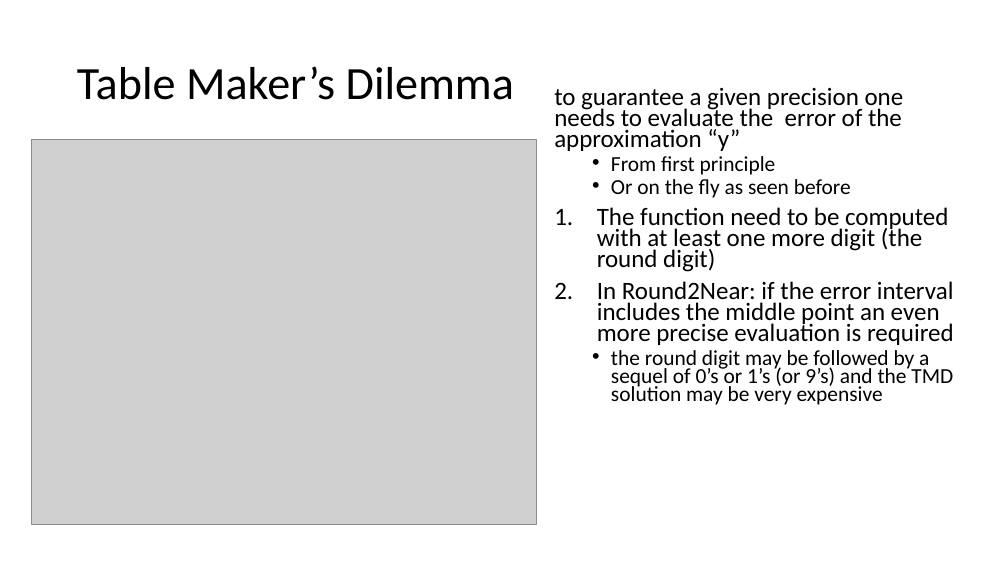
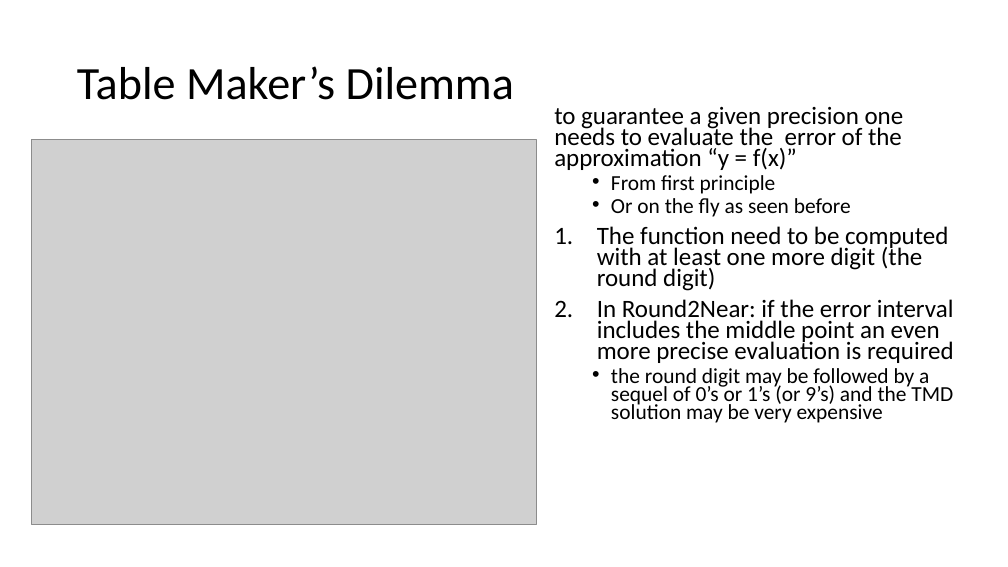
Before and after one commit to VinInn/FPCourse, a slide deck: slide 31 of Slides/FPforScientist.pptx (slide 29 before the commit). Drawn at 1008x567 pixels with LibreOffice and Linux fonts; fonts in the diff are those of the drawing; grey boxes stand for pictures. Boxes give left, top, right and bottom in pixels: in the first picture for what was removed or moved away, otherwise in the second. Text is boxed around its words. In the diff, an @@ line names an element or a change of style, - is before the commit and + after.

Commit message:
func approx

```diff
--- a/Slides/FPforScientist.pptx
+++ b/Slides/FPforScientist.pptx
@@ text "to guarantee a given precision ...": place and size @@
-text "to guarantee a given precision ..." at box(554, 88, 954, 405)
+text "to guarantee a given precision ..." at box(554, 107, 954, 423)
@@ text at box(554, 107, 904, 170): text changed @@
-to guarantee a given precision one needs to evaluate the error of the approximation “y”
+to guarantee a given precision one needs to evaluate the error of the approximation “y = f(x)”
```
Also in this commit, not shown: 1 other slide changed, 2 slides added.
